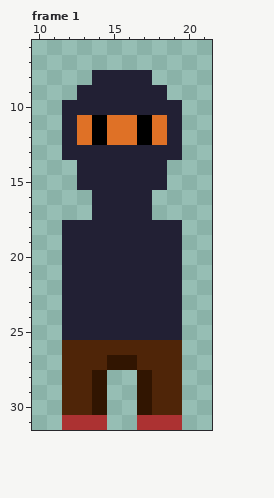
File history of a pixel-art file, static/assets/new_player.aseprite. The picture above was drawn from the file before the commit.
32x32 pixels, 4 frames. Shown: frame 1: x 10..21, y 6..31. The commit also changed other frames, which this record leaves out.
And afterwards:
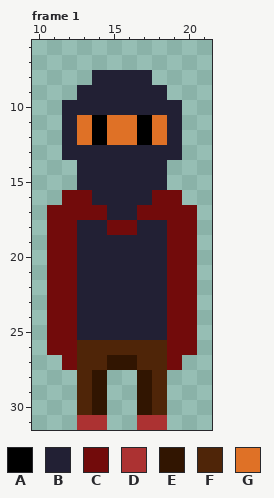
Palette (. is transparent): A #000000  B #222034  C #720b0b  D #ac3232  E #311501  F #4f2508  G #df7126
Difference:
layer "CAPE" now shown
--- frame 1, layers "CAPE", "LEGS"
@@ x 10..21 @@
 15 ...BBBBBB...
-16 ....BBBB....
-17 ....BBBB....
-18 ..BBBBBBBB..
-19 ..BBBBBBBB..
-20 ..BBBBBBBB..
-21 ..BBBBBBBB..
-22 ..BBBBBBBB..
-23 ..BBBBBBBB..
-24 ..BBBBBBBB..
-25 ..BBBBBBBB..
-26 ..FFFFFFFF..
-27 ..FFFEEFFF..
-28 ..FFE..EFF..
-29 ..FFE..EFF..
-30 ..FFE..EFF..
-31 ..DDD..DDD..
+16 ..CCBBBBCC..
+17 .CCCCBBCCCC.
+18 .CCBBCCBBCC.
+19 .CCBBBBBBCC.
+20 .CCBBBBBBCC.
+21 .CCBBBBBBCC.
+22 .CCBBBBBBCC.
+23 .CCBBBBBBCC.
+24 .CCBBBBBBCC.
+25 .CCBBBBBBCC.
+26 .CCFFFFFFCC.
+27 ..CFFEEFFC..
+28 ...FE..EF...
+29 ...FE..EF...
+30 ...FE..EF...
+31 ...DD..DD...
Where, in picture pixels (left, top, right, bottom), the same in both pictures:
changed: (47, 190, 197, 430)
